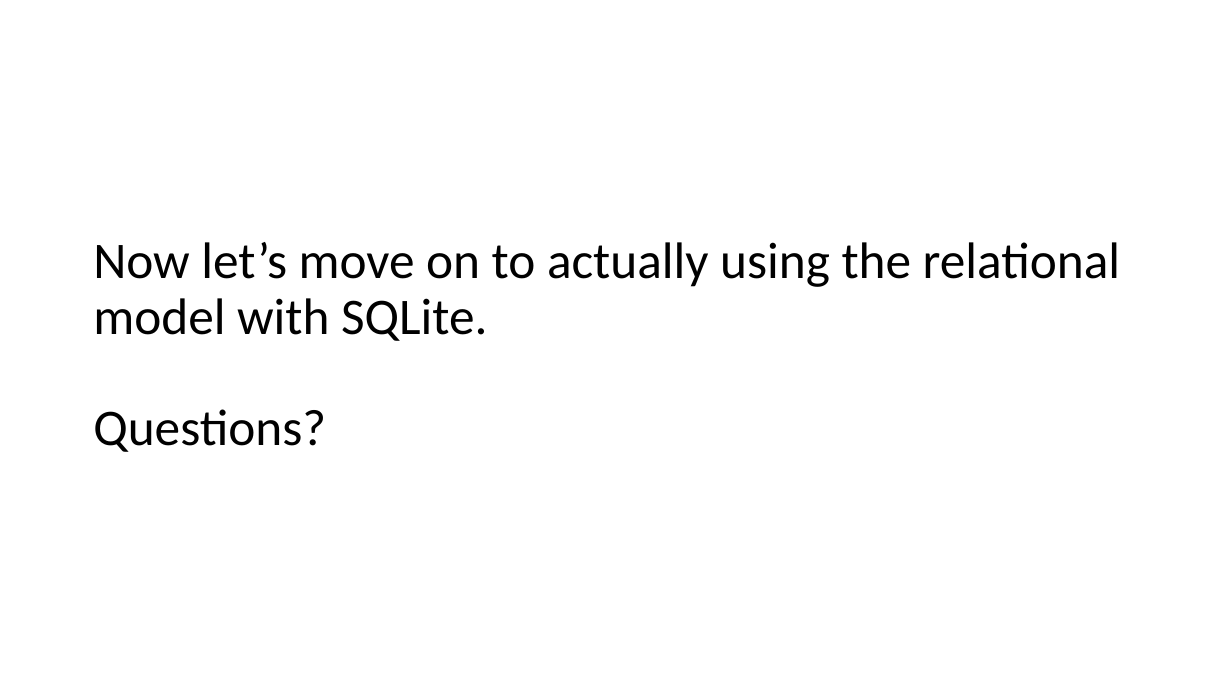
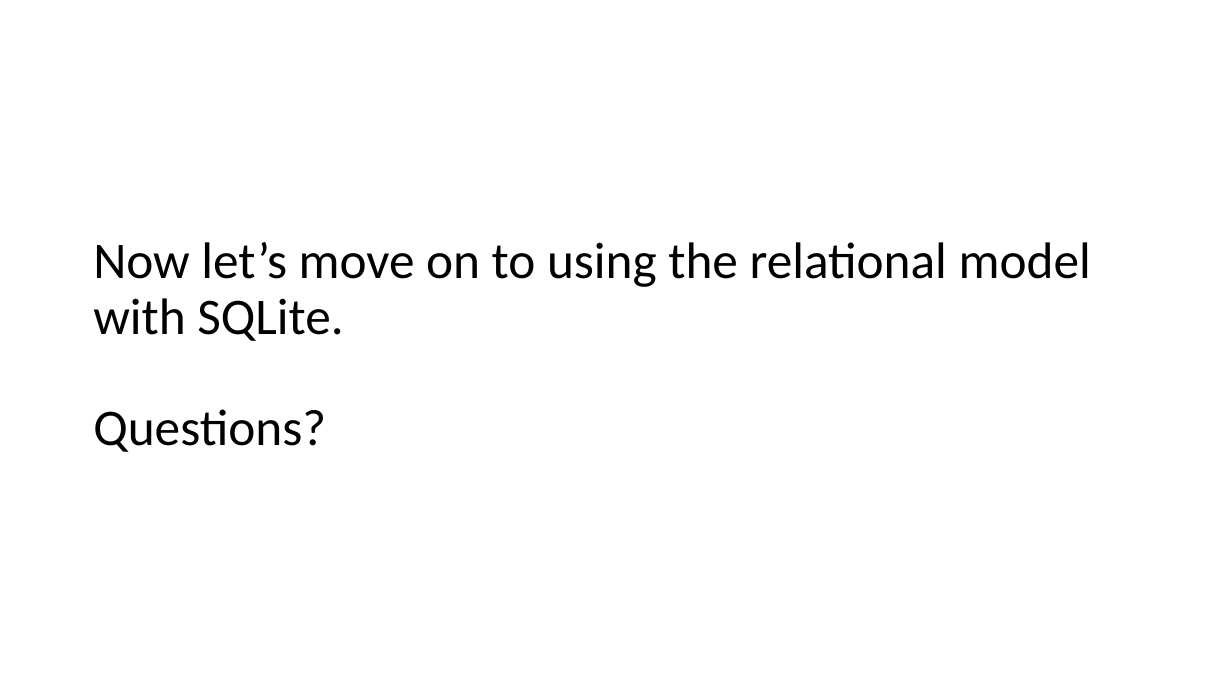
Before and after one commit to RCEatPitt/data-basics-fall-2018, a slide deck: slide 24 of 7 - databases one/Part 1 - Introduction to the Relational Model.pptx (slide 22 before the commit). Drawn at 1232x693 pixels with LibreOffice and Linux fonts; fonts in the diff are those of the drawing. Boxes give left, top, right and bottom in pixels: in the first picture for what was removed or moved away, otherwise in the second. Text is boxed around its words. In the diff, an @@ line names an element or a change of style, - is before the commit and + after.

```diff
--- a/7 - databases one/Part 1 - Introduction to the Relational Model.pptx
+++ b/7 - databases one/Part 1 - Introduction to the Relational Model.pptx
@@ title at box(93, 242, 1091, 452): text changed @@
-Now let’s move on to actually using the relational model with SQLite.
-Questions?
+Now let’s move on to using the relational model with SQLite.
+Questions?
```
Also in this commit, not shown: 8 other slides changed, 4 slides added, 2 slides removed.
